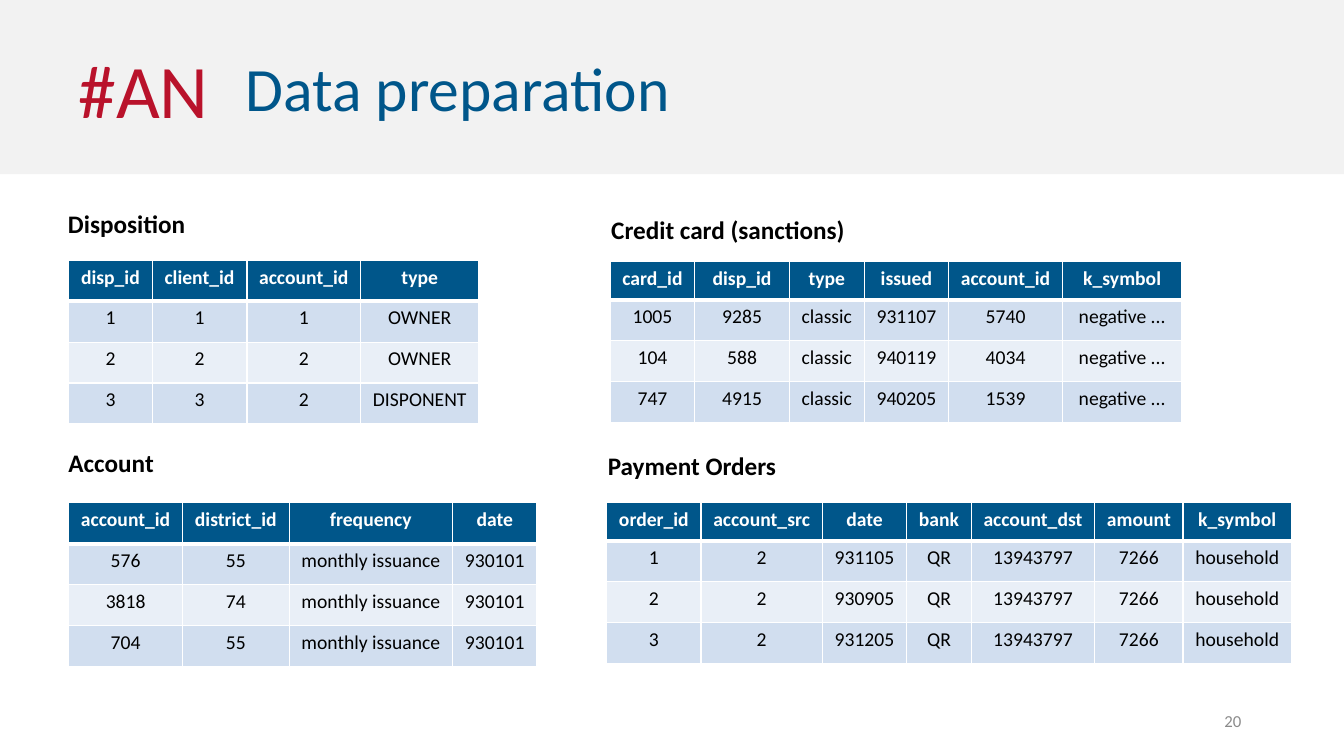
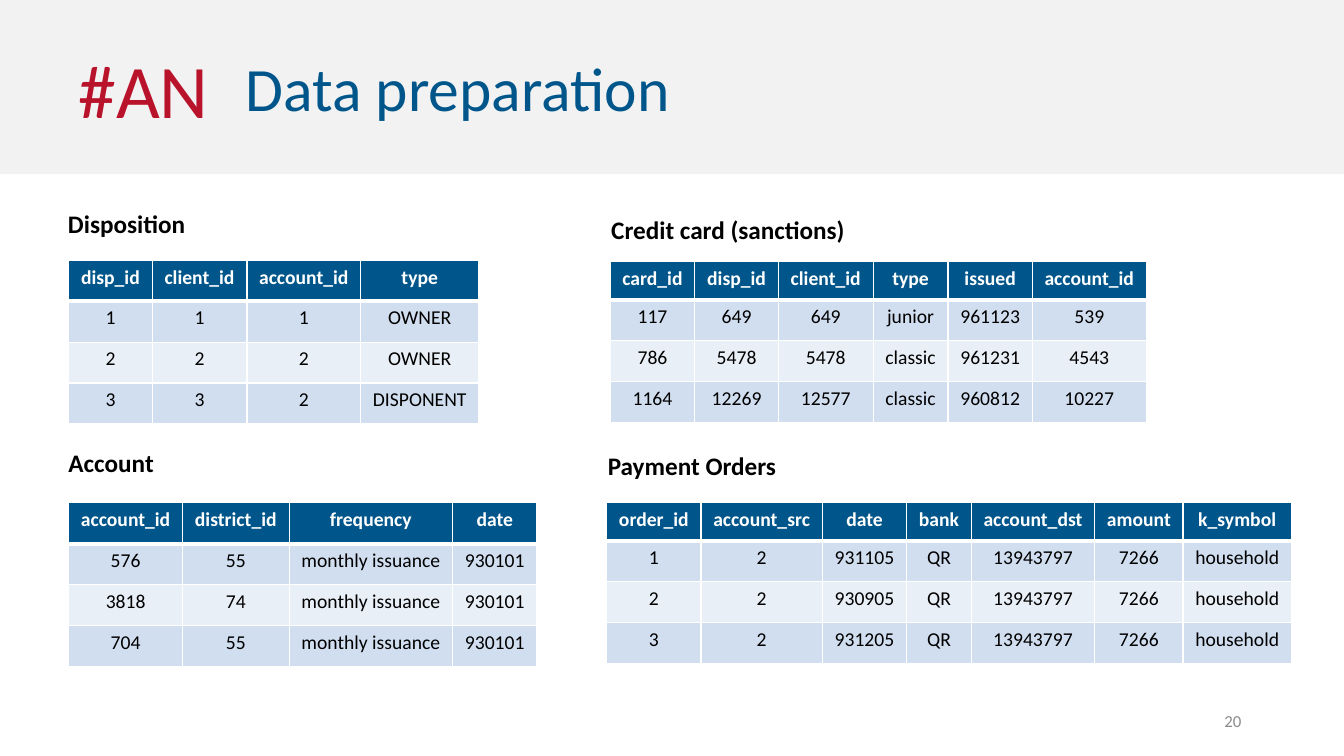
Before and after one commit to mfvfontes/2016_ECAC_G02, a slide deck: slide 20 of presentation/presentation.pptx. Drawn at 1344x756 pixels with LibreOffice and Linux fonts; fonts in the diff are those of the drawing. Boxes give left, top, right and bottom in pixels: in the first picture for what was removed or moved away, otherwise in the second. Text is boxed around its words. In the diff, an @@ line names an element or a change of style, - is before the commit and + after.

```diff
--- a/presentation/presentation.pptx
+++ b/presentation/presentation.pptx
@@ table at bbox=[610, 262, 1146, 423] @@
-row 1: card_id | disp_id | type | issued | account_id | k_symbol
+row 1: card_id | disp_id | client_id | type | issued | account_id
-row 2: 1005 | 9285 | classic | 931107 | 5740 | negative ...
+row 2: 117 | 649 | 649 | junior | 961123 | 539
-row 3: 104 | 588 | classic | 940119 | 4034 | negative ...
+row 3: 786 | 5478 | 5478 | classic | 961231 | 4543
-row 4: 747 | 4915 | classic | 940205 | 1539 | negative ...
+row 4: 1164 | 12269 | 12577 | classic | 960812 | 10227
@@ table: place and size @@
-table at bbox=[610, 262, 1183, 423]
+table at bbox=[610, 262, 1146, 423]
```
Also in this commit, not shown: 1 other file.
